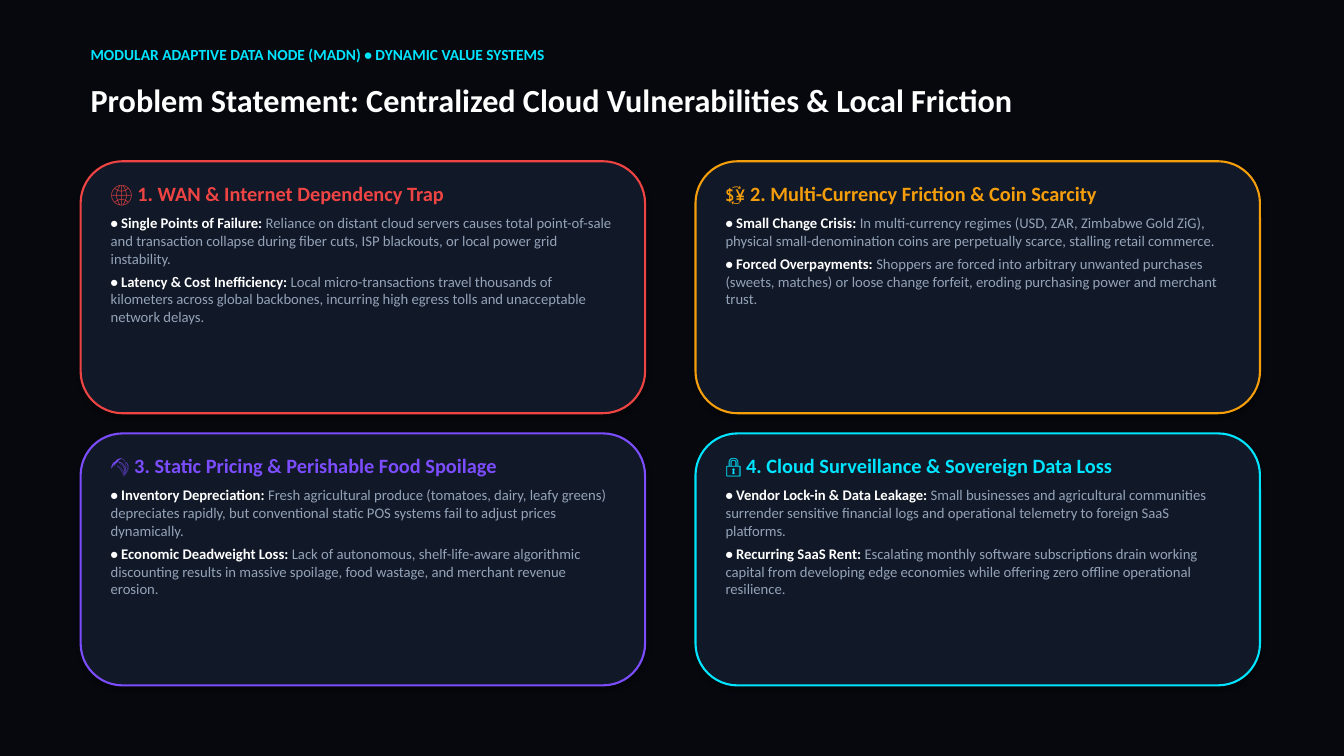
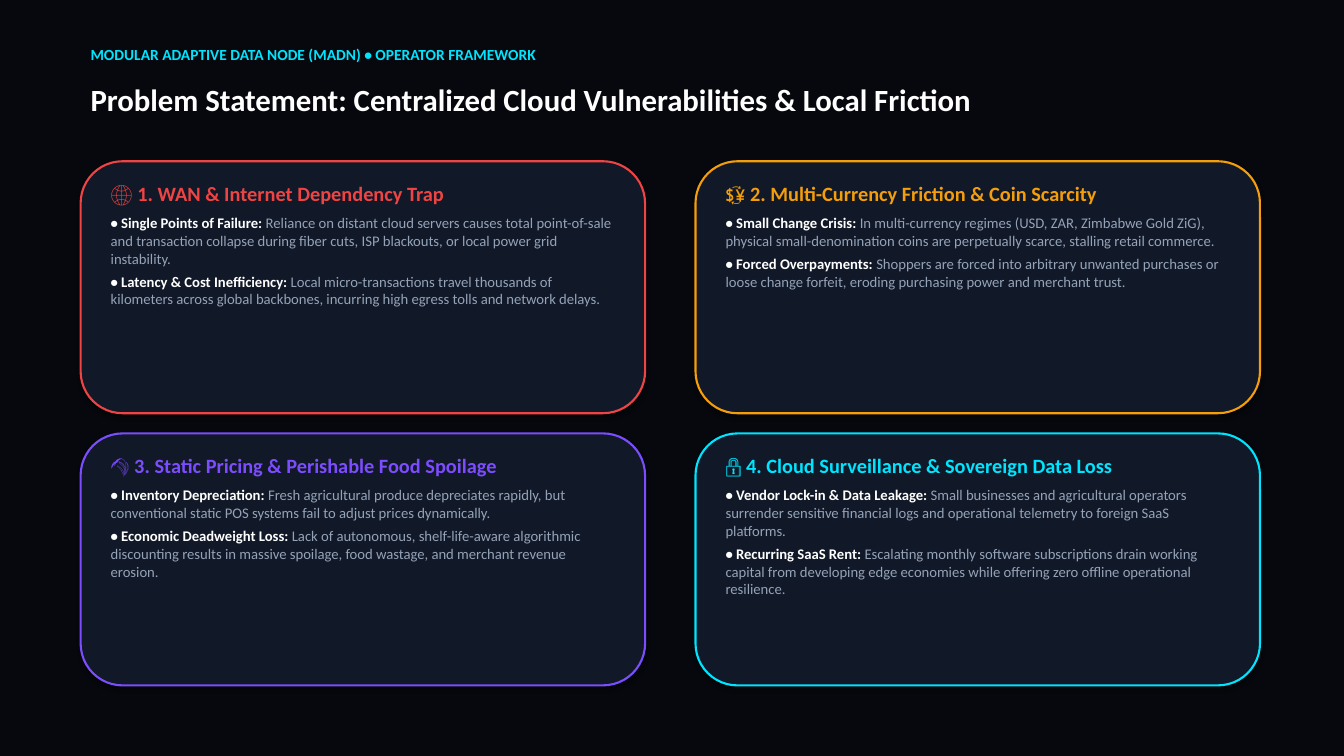
Before and after one commit to pmd742omni/2026-02-15-Sun-2055-Modular-Adaptive-Data-Node--MAD---Node--for-Dynamic-Value-Systems, a slide deck: slide 3 of 01_Documentation_and_Thesis/MADN_Dynamic_Value_Systems_Presentation.pptx. Drawn at 1344x756 pixels with LibreOffice and Linux fonts; fonts in the diff are those of the drawing. Boxes give left, top, right and bottom in pixels: in the first picture for what was removed or moved away, otherwise in the second. Text is boxed around its words. In the diff, an @@ line names an element or a change of style, - is before the commit and + after.

Commit message:
2026-08-27 Thu 0850: Instant Profile Settings Visual Feedback and Refocused Local Operator Presentation (Ukusebenza 1.19.23)

```diff
--- a/01_Documentation_and_Thesis/MADN_Dynamic_Value_Systems_Presentation.pptx
+++ b/01_Documentation_and_Thesis/MADN_Dynamic_Value_Systems_Presentation.pptx
@@ text at (91, 48, 535, 62): text changed @@
-MODULAR ADAPTIVE DATA NODE (MADN) • DYNAMIC VALUE SYSTEMS
+MODULAR ADAPTIVE DATA NODE (MADN) • OPERATOR FRAMEWORK
@@ text "Problem Statement: Centralized Cloud Vulnerabilities ..." at (91, 89, 970, 112): size 23 to 22 pt @@
@@ text at (726, 258, 1219, 290): text changed @@
-• Forced Overpayments: Shoppers are forced into arbitrary unwanted purchases (sweets, matches) or loose change forfeit, eroding purchasing power and merchant trust.
+• Forced Overpayments: Shoppers are forced into arbitrary unwanted purchases or loose change forfeit, eroding purchasing power and merchant trust.
@@ text at (111, 276, 600, 307): text changed @@
-• Latency & Cost Inefficiency: Local micro-transactions travel thousands of kilometers across global backbones, incurring high egress tolls and unacceptable network delays.
+• Latency & Cost Inefficiency: Local micro-transactions travel thousands of kilometers across global backbones, incurring high egress tolls and network delays.
@@ text at (111, 489, 565, 521): text changed @@
-• Inventory Depreciation: Fresh agricultural produce (tomatoes, dairy, leafy greens) depreciates rapidly, but conventional static POS systems fail to adjust prices dynamically.
+• Inventory Depreciation: Fresh agricultural produce depreciates rapidly, but conventional static POS systems fail to adjust prices dynamically.
@@ text at (726, 489, 1186, 539): text changed @@
-• Vendor Lock-in & Data Leakage: Small businesses and agricultural communities surrender sensitive financial logs and operational telemetry to foreign SaaS platforms.
+• Vendor Lock-in & Data Leakage: Small businesses and agricultural operators surrender sensitive financial logs and operational telemetry to foreign SaaS platforms.
```
Also in this commit, not shown: 10 other slides changed, 8 other files.
